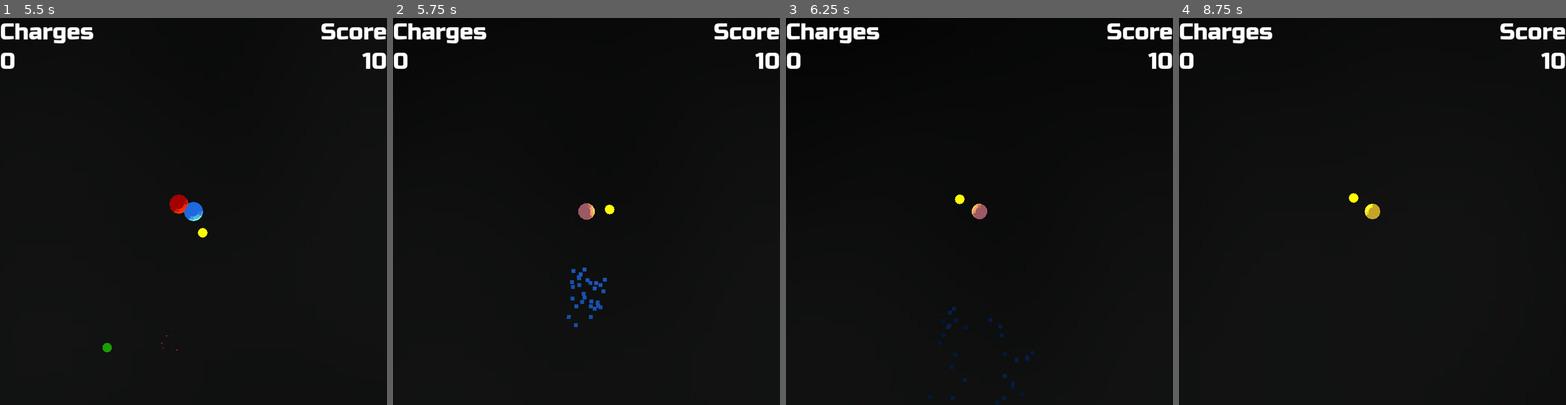
Above: before the commit, frames 1-4 (left to right).
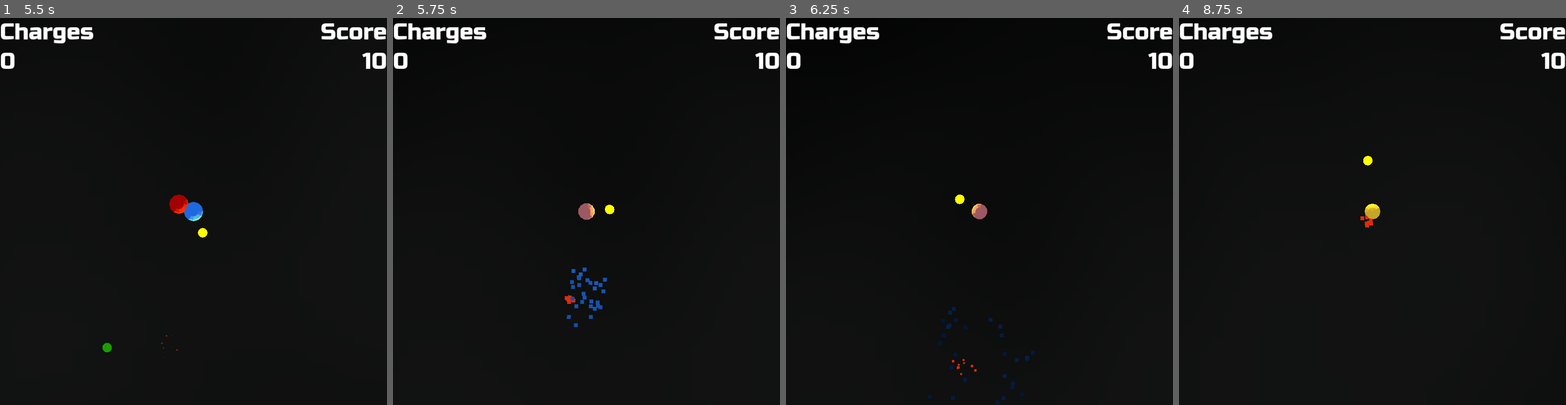
Above: after the commit, the same moments.

Repository: doctor-g/LD55
Game: Godot game, scene res://title_screen.tscn
The game is run twice, just before and just after one commit, with the same random seed, the same clock (stepped at 60 frames per second) and the same inputs.
Inputs (mouse positions are in pixels of both pictures, inside the frame that each line leads up to):
- Up to frame 1 (5.5 s): tap Enter at 0.5 s; drag from (193, 211) to (232, 126) at 0.52 s; tap Space (summon) at 1.25, 2, 2.1, 2.75, 3.5, 3.6, 5.1 s; drag from (309, 269) to (174, 288) at 1.27 s; move the mouse to (77, 153) at 2.02 s; hold A (move_left) 2.03-2.75 s; drag from (212, 211) to (77, 153) at 2.77 s; move the mouse to (135, 114) at 3.52 s; hold S (move_down) 3.53-4.25 s; drag from (278, 192) to (135, 114) at 4.27 s; move the mouse to (116, 230) at 5.02 s; hold W (move_up) from 5.03 s (still down); click (116, 230) at 5.17 s
- Up to frame 2 (5.75 s): keep holding W (move_up)
- Up to frame 3 (6.25 s): release W (move_up) at 5.75 s; drag from (1018, 126) to (902, 230) at 5.77 s
- Up to frame 4 (8.75 s): move the mouse to (1353, 288) at 6.52 s; hold D (move_right) 6.53-7.25 s; tap Space (summon) at 6.6, 8.1 s; drag from (1488, 269) to (1353, 288) at 7.27 s; move the mouse to (1256, 153) at 8.02 s; hold S (move_down) from 8.03 s (still down)

Frame 1 is identical in both runs. In frame 2, less than 0.1% of the frame differs, in the area x 44-48%, y 71-74%; in frame 3, less than 0.1%; in frame 4, 0.2%, in the area x 43-52%, y 35-55%.

Commit message:
Send satellites out on death

Diff:
--- a/project/enemy.gd
+++ b/project/enemy.gd
@@ -22,6 +22,11 @@
 		var collision := move_and_collide(_direction * speed * delta)
 		if collision != null and collision.get_collider() == target:
 			target.damage()
+
+			var explosion := preload("res://enemy_explosion.tscn").instantiate()
+			add_sibling(explosion)
+			explosion.global_position = global_position
+
 			queue_free()
 
 
--- a/project/hero.gd
+++ b/project/hero.gd
@@ -79,6 +79,8 @@
 		_shell.queue_free()
 	else:
 		alive = false
+		for satellite in _satellites.get_children():
+			satellite.disconnect_from_nucleus()
 		$AnimationPlayer.play("death")
 		$GameOverSound.play()
 
--- a/project/satellite.gd
+++ b/project/satellite.gd
@@ -9,13 +9,25 @@
 var angle := 0.0
 var orbital := 1
 
+var _connected := true
 var _radius := 0.0
+var _prev_position : Vector3
+var _velocity : Vector3
+
+func _physics_process(delta: float) -> void:
+	if _connected:
+		_prev_position = position
+		angle = fmod(angle + SPEED / orbital * delta, TAU)
+		_radius = move_toward(_radius, orbital * DISTANCE_PER_ORBITAL, ACCELERATION)
+		position = Vector3(sin(angle), 0, cos(angle)) * _radius
+	else:
+		position += _velocity
 
 
-func _physics_process(delta: float) -> void:
-	angle = fmod(angle + SPEED / orbital * delta, TAU)
-	_radius = move_toward(_radius, orbital * DISTANCE_PER_ORBITAL, ACCELERATION)
-	position = Vector3(sin(angle), 0, cos(angle)) * _radius
+func disconnect_from_nucleus() -> void:
+	_connected = false
+	_velocity = position - _prev_position
+	$CollisionShape3D.disabled = true
 
 
 func _on_body_entered(body: Node3D) -> void:
